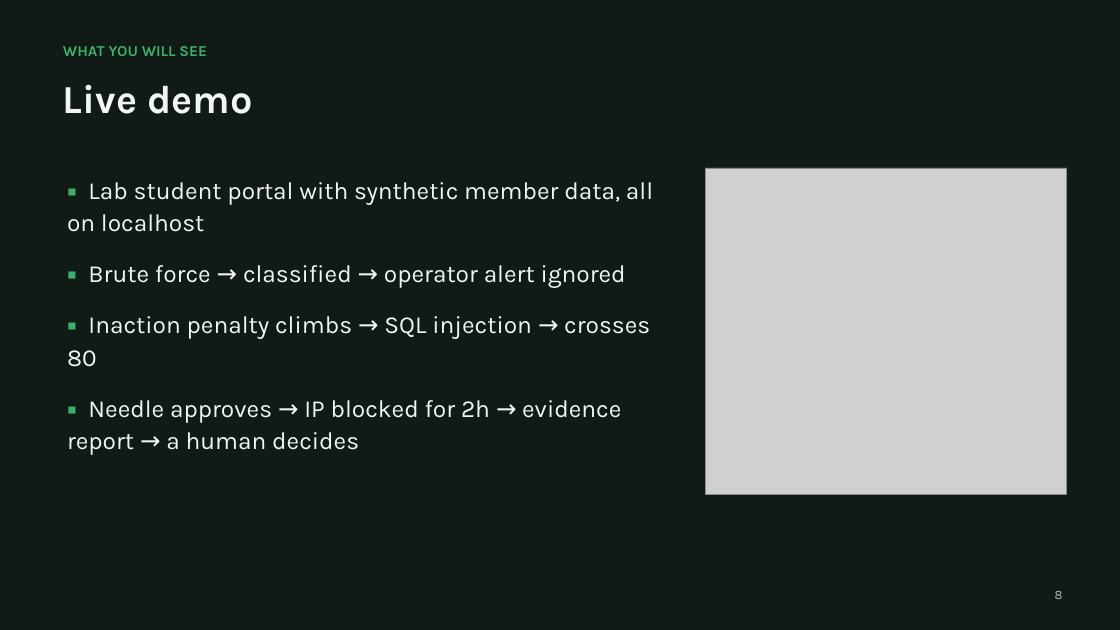
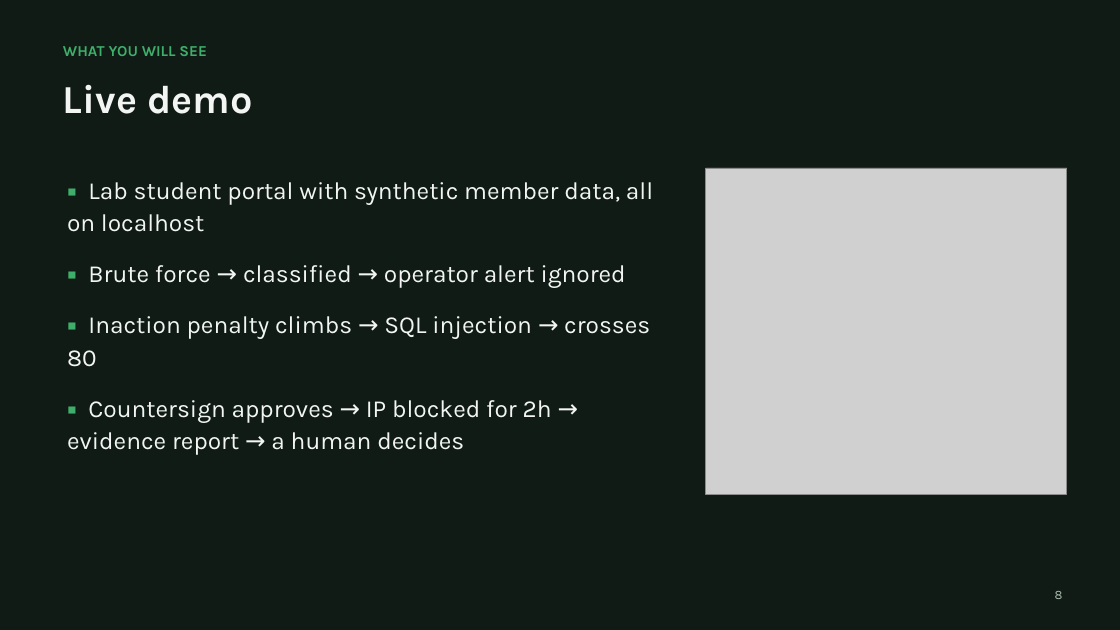
Before and after one commit to RexGuard/SentrAI, a slide deck: slide 8 of mvp/deck/SentrAI.pptx. Drawn at 1120x630 pixels with LibreOffice and Linux fonts; fonts in the diff are those of the drawing; grey boxes stand for pictures. Boxes give left, top, right and bottom in pixels: in the first picture for what was removed or moved away, otherwise in the second. Text is boxed around its words. In the diff, an @@ line names an element or a change of style, - is before the commit and + after.

```diff
--- a/mvp/deck/SentrAI.pptx
+++ b/mvp/deck/SentrAI.pptx
@@ text at (67,400,552,455): text changed @@
-▪ Needle approves → IP blocked for 2h → evidence report → a human decides
+▪ Countersign approves → IP blocked for 2h → evidence report → a human decides
```
Also in this commit, not shown: 2 other slides changed, 6 other files.
